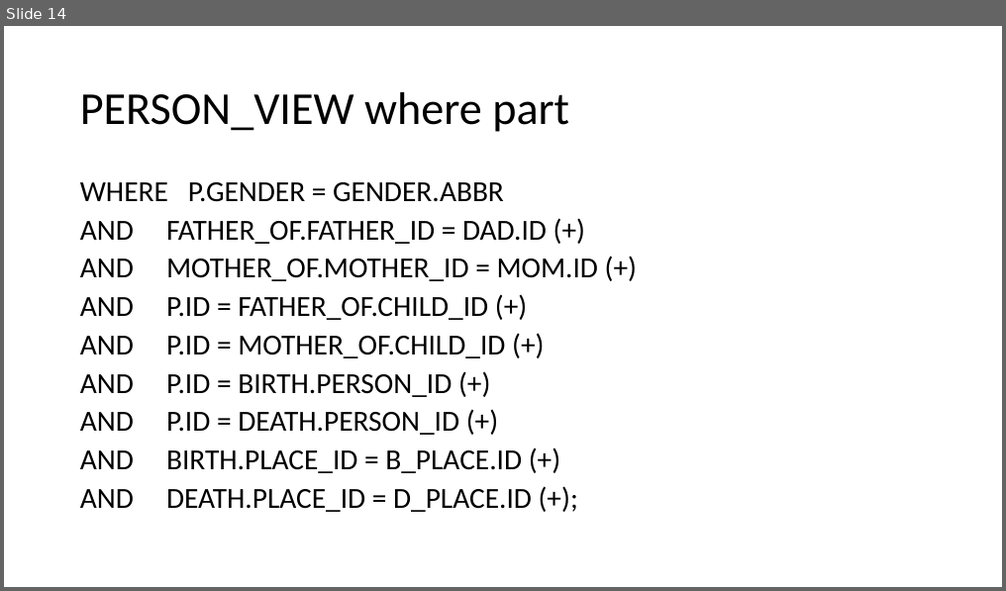
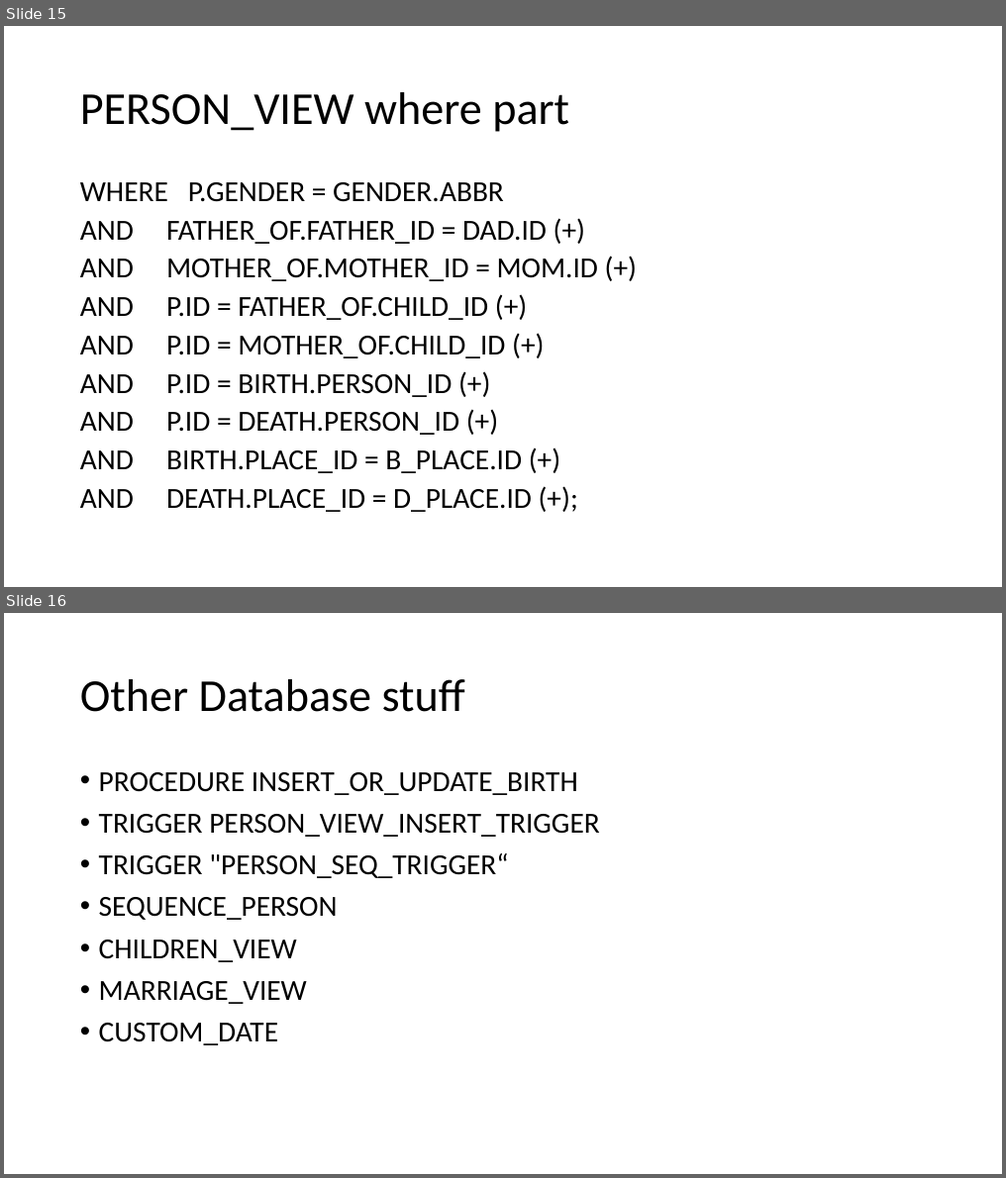
Before and after one commit to hendrixjoseph/FamilyTree, a slide deck: documentation/cs7700/Hendrix_CS7700_Project_Presentation.pptx. Shown one above the other, each under a label of ours: slide 14 before the commit, slides 15 and 16 after it. The pictures are 1006x591 and 1006x1178 pixels, drawn with LibreOffice and Linux fonts; fonts in the diff are those of the drawing. Boxes give left, top, right and bottom in pixels: in the first picture for what was removed or moved away, otherwise in the second. Text is boxed around its words. In the diff, an @@ line names an element or a change of style, - is before the commit and + after.

Commit message:
updated powerpoint

```diff
--- a/documentation/cs7700/Hendrix_CS7700_Project_Presentation.pptx
+++ b/documentation/cs7700/Hendrix_CS7700_Project_Presentation.pptx
@@ slide 16 added at [4, 613, 1002, 1174], background #FFFFFF @@
@@ title added at [80, 679, 465, 712], 44 pt, text #000000 @@
+Other Database stuff
@@ text added at [99, 772, 599, 1046], 28 pt, text #000000 @@
+• PROCEDURE INSERT_OR_UPDATE_BIRTH
+• TRIGGER PERSON_VIEW_INSERT_TRIGGER
+• TRIGGER "PERSON_SEQ_TRIGGER“
+• SEQUENCE_PERSON
+• CHILDREN_VIEW
+• MARRIAGE_VIEW
+• CUSTOM_DATE
@@ what was slide 14 is now slide 15 @@
```
